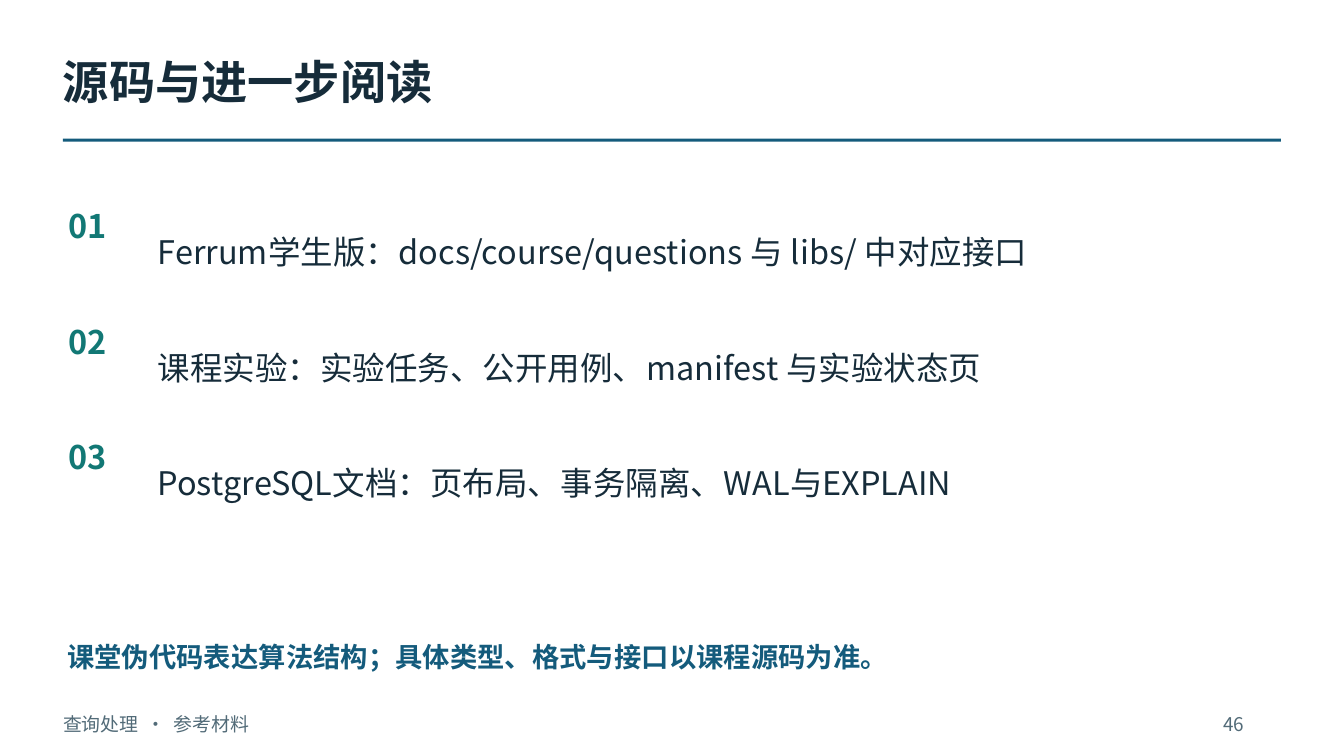
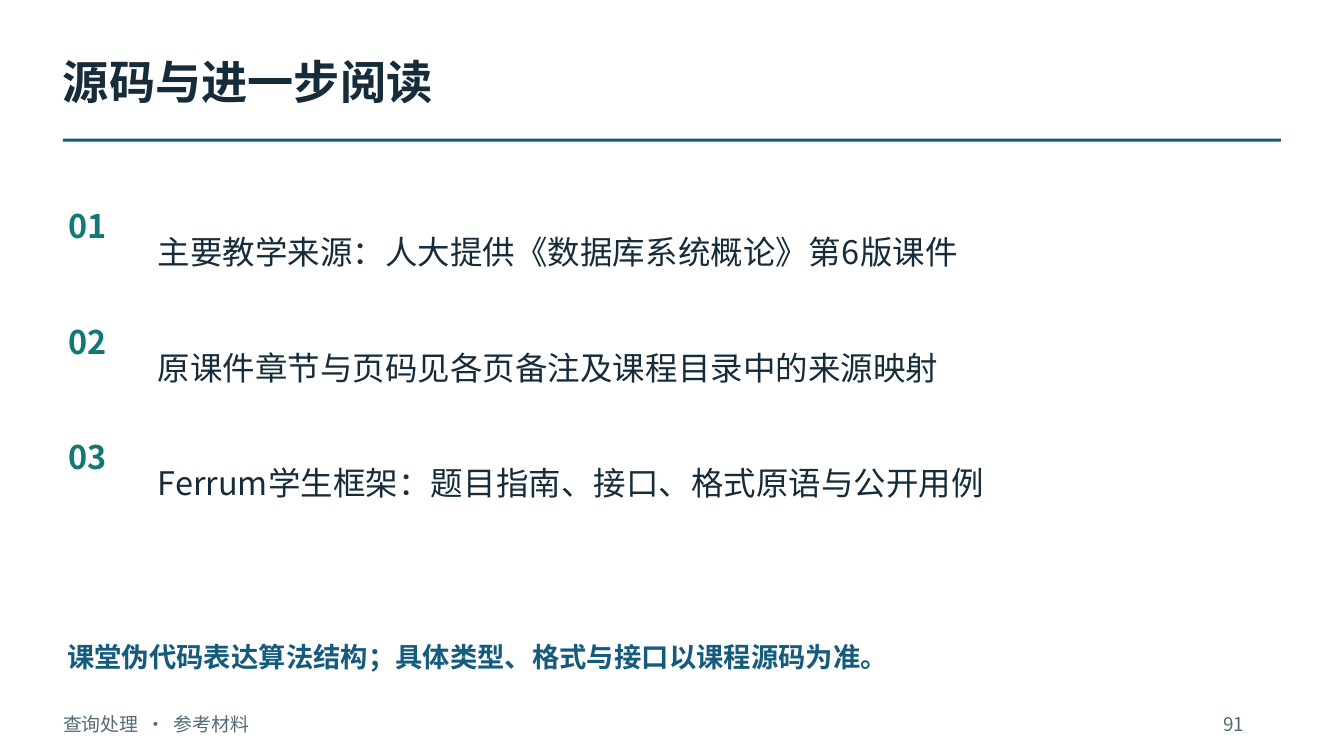
Before and after one commit to intellistream/database-kernel-course-student, a slide deck: slide 91 of 01_课件（第6版）/03_查询处理.pptx (slide 46 before the commit). Drawn at 1344x756 pixels with LibreOffice and Linux fonts; fonts in the diff are those of the drawing. Boxes give left, top, right and bottom in pixels: in the first picture for what was removed or moved away, otherwise in the second. Text is boxed around its words. In the diff, an @@ line names an element or a change of style, - is before the commit and + after.

Commit message:
Expand five course modules with textbook mechanisms and worked examples

```diff
--- a/01_课件（第6版）/03_查询处理.pptx
+++ b/01_课件（第6版）/03_查询处理.pptx
@@ text at bbox=[158, 236, 958, 267]: text changed @@
-Ferrum学生版：docs/course/questions 与 libs/ 中对应接口
+主要教学来源：人大提供《数据库系统概论》第6版课件
@@ text at bbox=[158, 352, 939, 383]: text changed @@
-课程实验：实验任务、公开用例、manifest 与实验状态页
+原课件章节与页码见各页备注及课程目录中的来源映射
@@ text at bbox=[158, 467, 984, 498]: text changed @@
-PostgreSQL文档：页布局、事务隔离、WAL与EXPLAIN
+Ferrum学生框架：题目指南、接口、格式原语与公开用例
@@ text at bbox=[1223, 717, 1244, 731]: text changed @@
-46
+91
```
Also in this commit, not shown: 42 other slides changed, 45 slides added, 9 other files.
